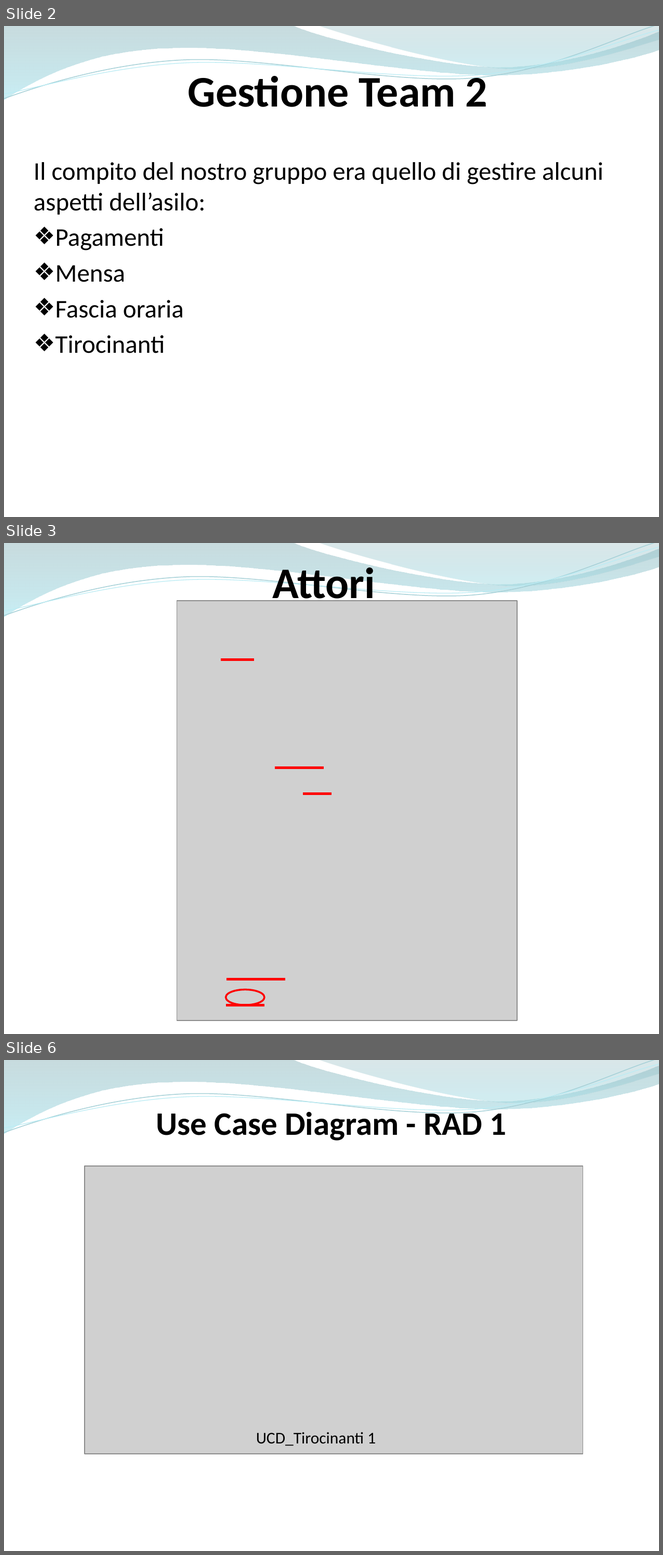
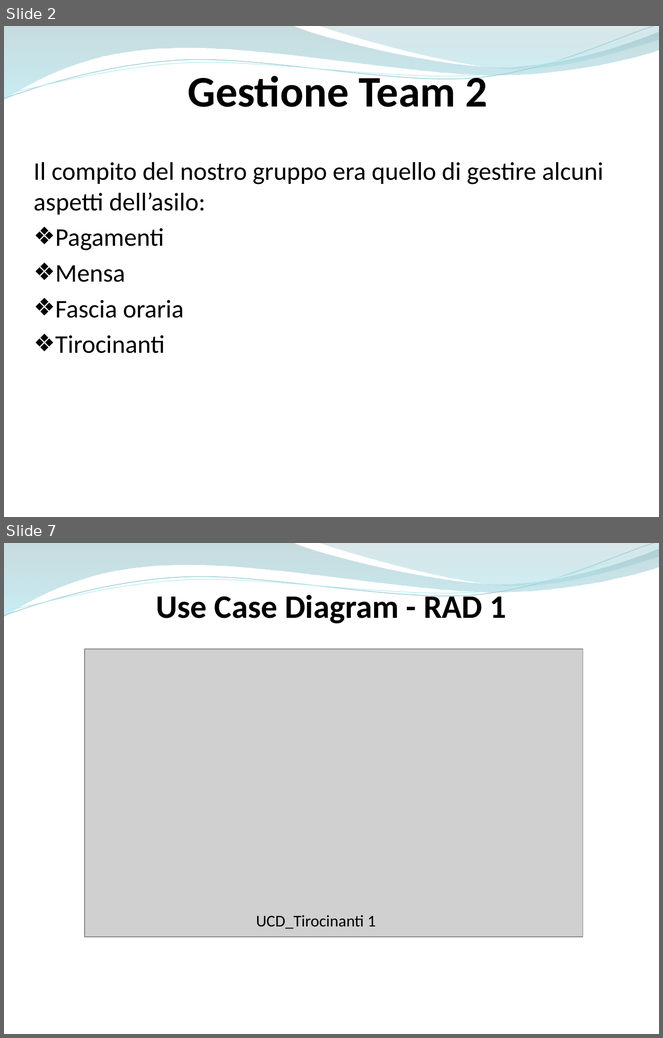
Before and after one commit to ammirate/at-silo, a slide deck: Presentazione/Atsilo2/Durante/Atsilo_M_PresentazioneFinale.pptx. Shown one above the other, each under a label of ours: slides 2, 3 and 6 before the commit, slides 2 and 7 after it; the slides between them are not shown. The pictures are 663x1555 and 663x1038 pixels, drawn with LibreOffice and Linux fonts; fonts in the diff are those of the drawing; grey boxes stand for pictures. Boxes give left, top, right and bottom in pixels: in the first picture for what was removed or moved away, otherwise in the second. Text is boxed around its words. In the diff, an @@ line names an element or a change of style, - is before the commit and + after.

```diff
--- a/Presentazione/Atsilo2/Durante/Atsilo_M_PresentazioneFinale.pptx
+++ b/Presentazione/Atsilo2/Durante/Atsilo_M_PresentazioneFinale.pptx
@@ slide 3 removed at [4,543,659,1034], background #FFFFFF; not listed: 4 template elements that a slide beside it also shows @@
@@ text removed at [272,562,375,601] @@
-Attori
@@ picture removed at [177,601,518,1021] @@
@@ line removed from (221, 659) to (254, 659) @@
@@ line removed from (274, 768) to (324, 768) @@
@@ line removed from (304, 794) to (332, 794) @@
@@ line removed from (227, 979) to (285, 979) @@
@@ ellipse removed at [226,990,265,1006] @@
@@ line removed from (226, 1006) to (265, 1006) @@
@@ what was slide 6 is now slide 7 @@
```
Also in this commit, not shown: 5 slides changed, 2 slides added, 1 other slide removed.
